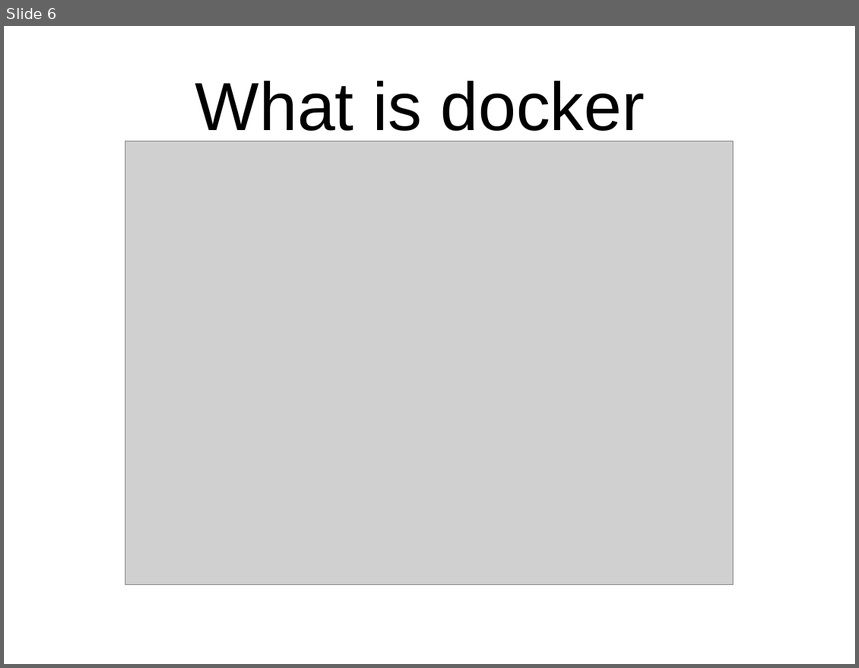
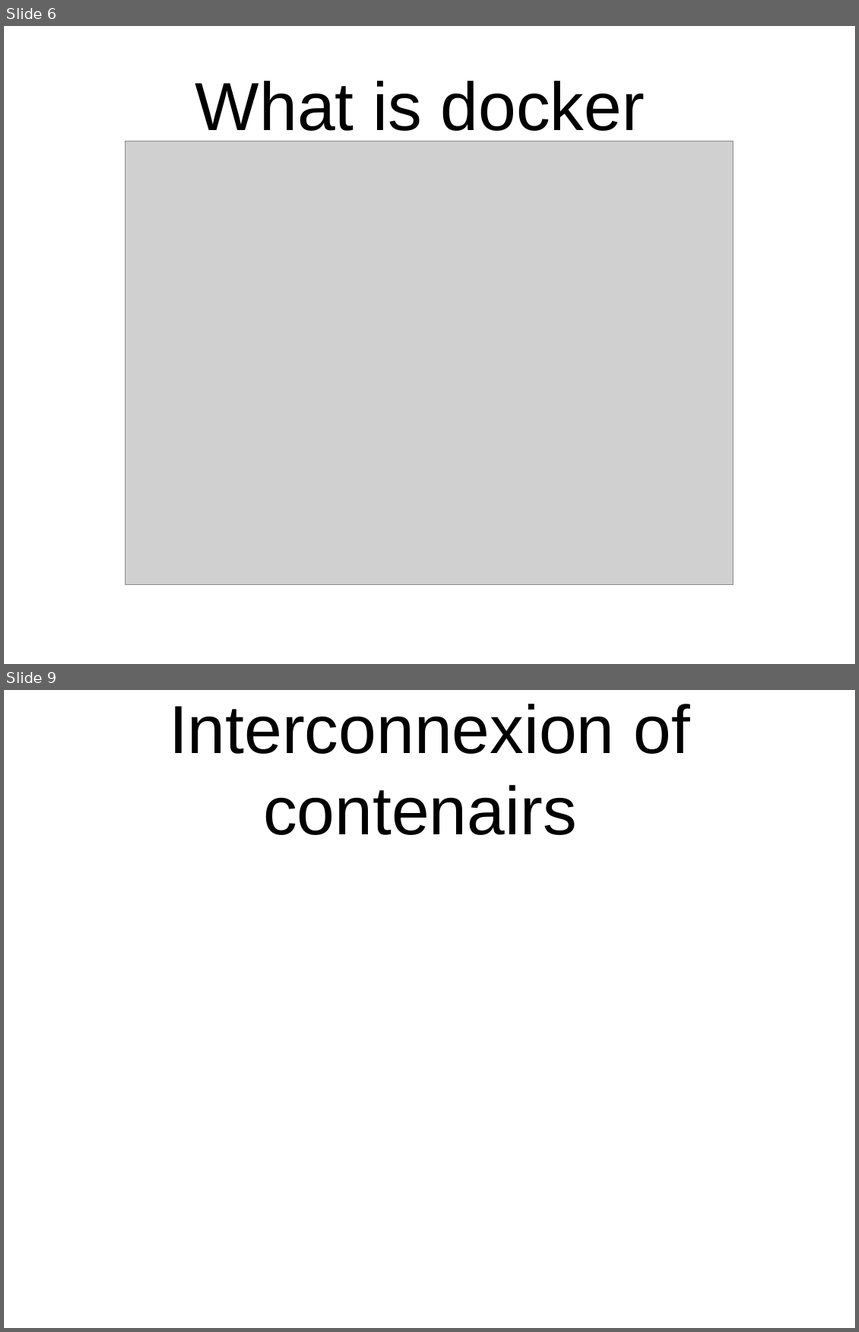
Before and after one commit to CPTmath67/anglais, a slide deck: presentation.odp. Shown one above the other, each under a label of ours: slide 6 before the commit, slides 6 and 9 after it; the slides between them are not shown. The pictures are 859x668 and 859x1332 pixels, drawn with LibreOffice and Linux fonts; fonts in the diff are those of the drawing; grey boxes stand for pictures; background and template pictures are left out. Boxes give left, top, right and bottom in pixels: in the first picture for what was removed or moved away, otherwise in the second. Text is boxed around its words. In the diff, an @@ line names an element or a change of style, - is before the commit and + after.

```diff
--- a/presentation.odp
+++ b/presentation.odp
@@ slide 9 added at <box>4,690,855,1328</box>, background picture (left out) @@
@@ title added at <box>169,704,690,835</box>, 63.4 pt, text #000000 @@
+Interconnexion of contenairs
```
Also in this commit, not shown: 5 other slides added.
